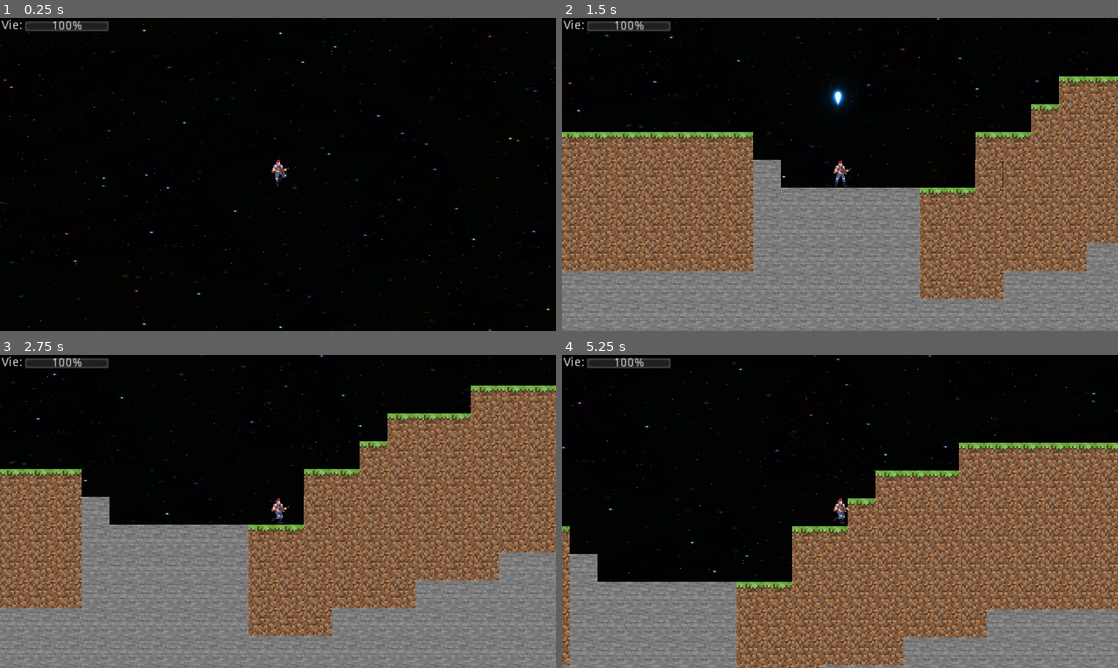
Above: before the commit, frames 1-4 (two rows, left to right).
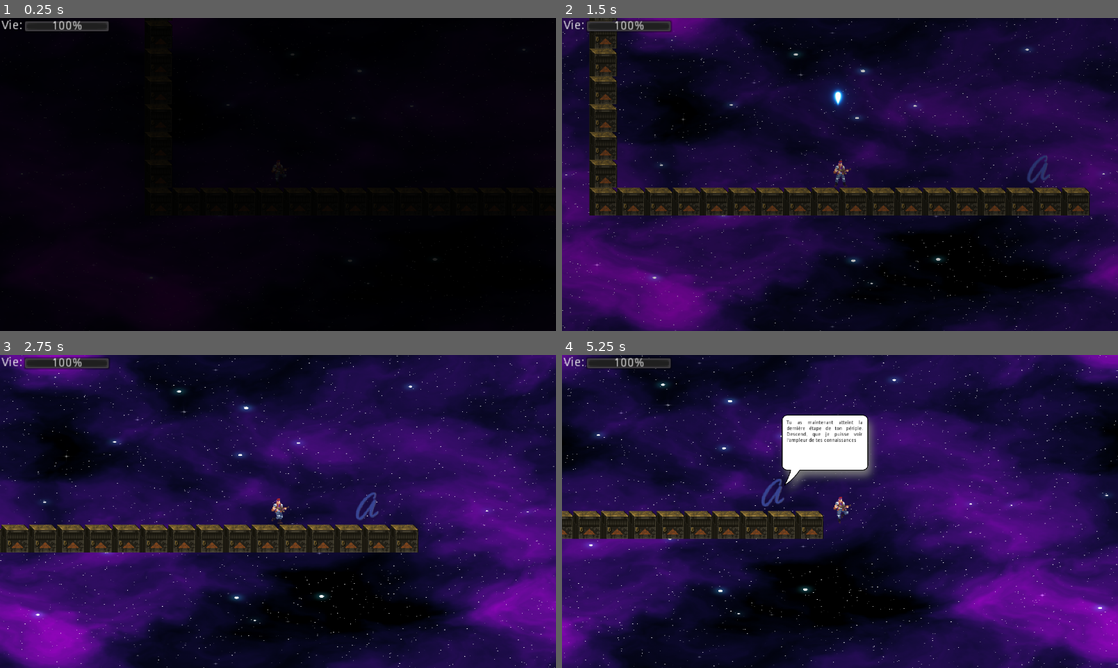
Above: after the commit, the same moments.

Repository: RedYou1/GoBros
Game: Godot game, scene res://Scenes/BossLevel.tscn
Same seed, same stepped clock (60 frames per second), same inputs: the game is played once before the commit and once after it. Before the commit the project starts from res://Scenes/TestJonathan.tscn. Sound files missing from this copy of the repository are replaced by a short silence.
Inputs:
- Up to frame 1 (0.25 s): no input
- Up to frame 2 (1.5 s): hold D (DROIT) 0.53-1.28 s; hold W (HAUT) from 0.53 s (still down); tap Space (SAUT) at 0.77 s; tap P (TIRER) at 1.35 s
- Up to frame 3 (2.75 s): tap Space (SAUT) at 1.52 s; release W (HAUT) at 2.03 s; hold A (GAUCHE) from 2.03 s (still down); hold D (DROIT) from 2.03 s (still down)
- Up to frame 4 (5.25 s): release A (GAUCHE) at 2.78 s; release D (DROIT) at 2.78 s; hold W (HAUT) 2.78-4.28 s; tap P (TIRER) at 2.85, 4.35 s; tap Space (SAUT) at 3.02, 3.77, 4.52 s; hold D (DROIT) 3.53-4.28 s; hold S (BAS) 4.28-5.03 s; hold W (HAUT) from 5.03 s (still down); hold D (DROIT) from 5.03 s (still down)

The runs differ from the first frame. In frame 1, 0.5% of the frame differs, in the area x 0-100%, y 0-100%; in frame 2, 92%; in frame 3, 96%; in frame 4, 96%.

Commit message:
Ajout phase finale plus rapide d'apical à 10% de vie et moins

Diff:
--- a/Scenes/TestJonathan.tscn
+++ b/Scenes/TestJonathan.tscn
@@ -5,17 +5,17 @@
 [ext_resource path="res://Scenes/TileMap.tscn" type="PackedScene" id=3]
 [ext_resource path="res://Scenes/BackgroundFin.tscn" type="PackedScene" id=4]
 [ext_resource path="res://Scenes/FeuArtifice.tscn" type="PackedScene" id=5]
-[ext_resource path="res://Scenes/Robot2.tscn" type="PackedScene" id=6]
+[ext_resource path="res://Scenes/AraigneeRobot.tscn" type="PackedScene" id=6]
 [ext_resource path="res://Scenes/DebutNiveau.tscn" type="PackedScene" id=11]
 [ext_resource path="res://Scenes/FinNiveau.tscn" type="PackedScene" id=12]
 
 [node name="TestJonathan" type="Node2D"]
 
 [node name="Joueur" parent="." instance=ExtResource( 1 )]
-position = Vector2( 2077.13, -574.529 )
+position = Vector2( 228.215, -526.583 )
 
 [node name="TileMap" parent="." instance=ExtResource( 3 )]
-tile_data = PoolIntArray( -3538702, 5, 0, -3538701, 5, 0, -3 …(56586 unchanged characters)… , 6, 0, 196853, 6, 0, 196854, 0, 0, 327674, 0, 0, 327675, 0, 0, 327676, 0, 0, 32 …(3498 unchanged characters)…
+tile_data = PoolIntArray( -3538702, 5, 0, -3538701, 5, 0, -3 …(56586 unchanged characters)… , 6, 0, 196853, 6, 0, 196854, 0, 0, 327662, 0, 0, 327663, 0, 0, 327664, 0, 0, 327665, 0, 0, 327666, 0, 0, 327667, 0, 0, 327668, 0, 0, 327669, 0, 0, 327670, 0, 0, 327671, 0, 0, 327672, 0, 0, 327673, 0, 0, 327674, 0, 0, 327675, 0, 0, 327676, 0, 0, 32 …(3498 unchanged characters)…
 
 [node name="Mob_Tutoriel" parent="." instance=ExtResource( 2 )]
 position = Vector2( -508.503, -1618.76 )
@@ -58,10 +58,8 @@
 
 [node name="BackgroundFin" parent="." instance=ExtResource( 4 )]
 
-[node name="Robot2" parent="." groups=[
+[node name="AraigneeRobot" parent="." groups=[
 "EnemyDeBase",
-"Personnage",
 ] instance=ExtResource( 6 )]
-position = Vector2( 2833.45, -401.593 )
+position = Vector2( 3176.54, -408.32 )
 collision_layer = 6
-distance_despawn = 1000
--- a/Scripts/Apical.gd
+++ b/Scripts/Apical.gd
@@ -24,6 +24,7 @@
 var bulle_vue = false
 var timer_bulle = false
 var mem_mort = false
+var mem_vie_basse = false
 export(float) var vitesse_marteau
 export(float) var vitesse_dash
 export(int) var balles_max = 100
@@ -284,6 +285,15 @@
 
 func _physics_process(delta):
 	if !self.mort:
+		print((vie*100) / vie_max)
+		if (vie*100) / vie_max <= 10 && !mem_vie_basse:
+			vitesse_ennemi *=2
+			vitesse_marteau *= 2
+			vitesse_dash *= 2
+			modulate.r = 2
+			temps_tir /=2
+			mem_vie_basse = true
+
 		if phase == 0:
 			intro_apical(delta)
 		if phase == 1:
--- a/project.godot
+++ b/project.godot
@@ -11,7 +11,7 @@
 [application]
 
 config/name="Go Bros"
-run/main_scene="res://Scenes/TestJonathan.tscn"
+run/main_scene="res://Scenes/BossLevel.tscn"
 boot_splash/image="res://loading_screen.PNG"
 config/icon="res://icon.png"
 
@@ -23,7 +23,6 @@
 
 window/size/width=1280
 window/size/height=720
-window/size/fullscreen=true
 
 [importer_defaults]
 
